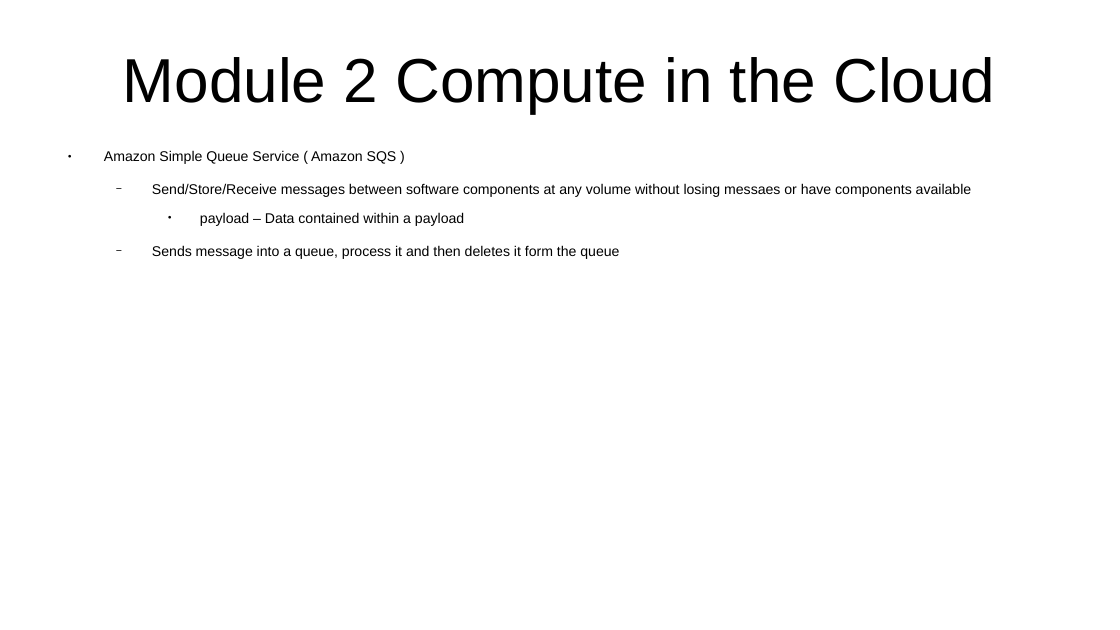
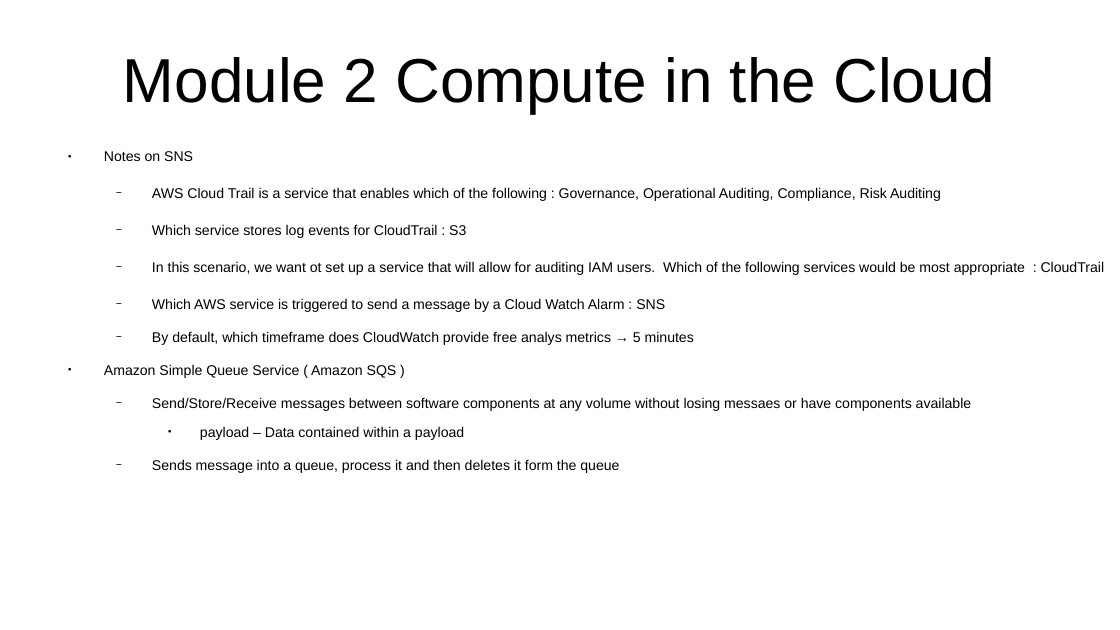
Before and after one commit to CharlesStockman/notesFromCourses, a slide deck: slide 29 of aws/cloud_practitioner/AWS.odp (slide 26 before the commit). Drawn at 1120x630 pixels with LibreOffice and Linux fonts; fonts in the diff are those of the drawing. Boxes give left, top, right and bottom in pixels: in the first picture for what was removed or moved away, otherwise in the second. Text is boxed around its words. In the diff, an @@ line names an element or a change of style, - is before the commit and + after.

```diff
--- a/aws/cloud_practitioner/AWS.odp
+++ b/aws/cloud_practitioner/AWS.odp
@@ text at box(104, 151, 1105, 345): paragraphs added @@
+● Notes on SNS
+  − AWS Cloud Trail is a service that enables which of the following : Governance, Operational Auditing, Compliance, Risk Auditing
+  − Which service stores log events for CloudTrail : S3
+  − In this scenario, we want ot set up a service that will allow for auditing IAM users. Which of the following services would be most appropriate : CloudTrail
+  − Which AWS service is triggered to send a message by a Cloud Watch Alarm : SNS
+  − By default, which timeframe does CloudWatch provide free analys metrics → 5 minutes
```
Also in this commit, not shown: 28 other slides changed, 19 slides added, 15 other files.
